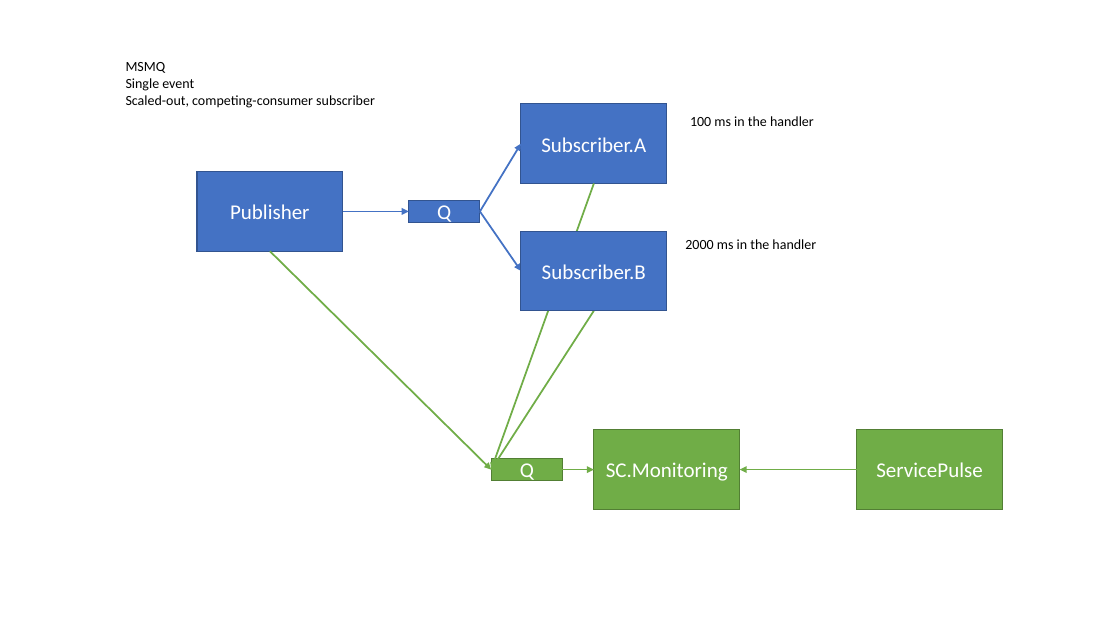
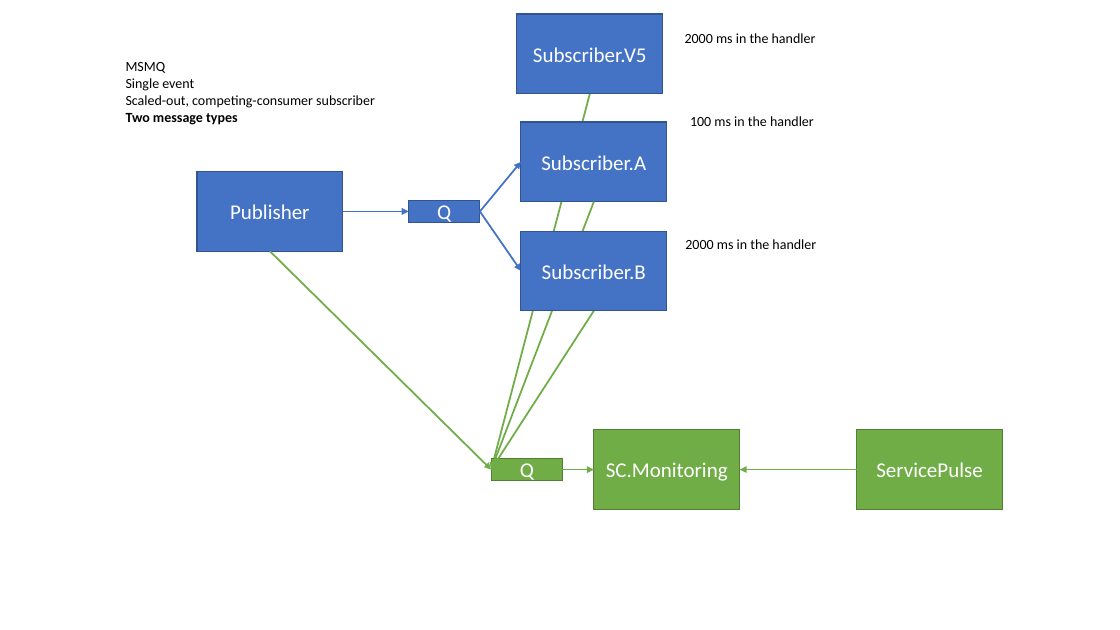
Before and after one commit to tmasternak/ServiceControl.Monitoring.Demo, a slide deck: slide 1 of demo-interation1.pptx. Drawn at 1120x630 pixels with LibreOffice and Linux fonts; fonts in the diff are those of the drawing. Boxes give left, top, right and bottom in pixels: in the first picture for what was removed or moved away, otherwise in the second. Text is boxed around its words. In the diff, an @@ line names an element or a change of style, - is before the commit and + after.

Commit message:
slide update

```diff
--- a/demo-interation1.pptx
+++ b/demo-interation1.pptx
@@ rectangle added at box(517, 14, 663, 94), fill #4472C4, outline #325491 1 pt, 18 pt, text #FFFFFF @@
+Subscriber.V5
@@ text added at box(685, 33, 816, 43), 12 pt, text #000000 @@
+2000 ms in the handler
@@ text at box(126, 113, 238, 125): paragraph added @@
+Two message types
@@ arrow added from (590, 93) to (492, 470), #70AD47 1.5 pt @@
@@ rectangle "Subscriber.A": place and size @@
-rectangle "Subscriber.A" at box(521, 104, 667, 184)
+rectangle "Subscriber.A" at box(521, 122, 667, 202)
@@ arrow moved from (480, 212) - (521, 144) to (480, 212) - (521, 162) @@
@@ arrow moved from (594, 183) - (492, 470) to (594, 202) - (492, 470) @@
```
